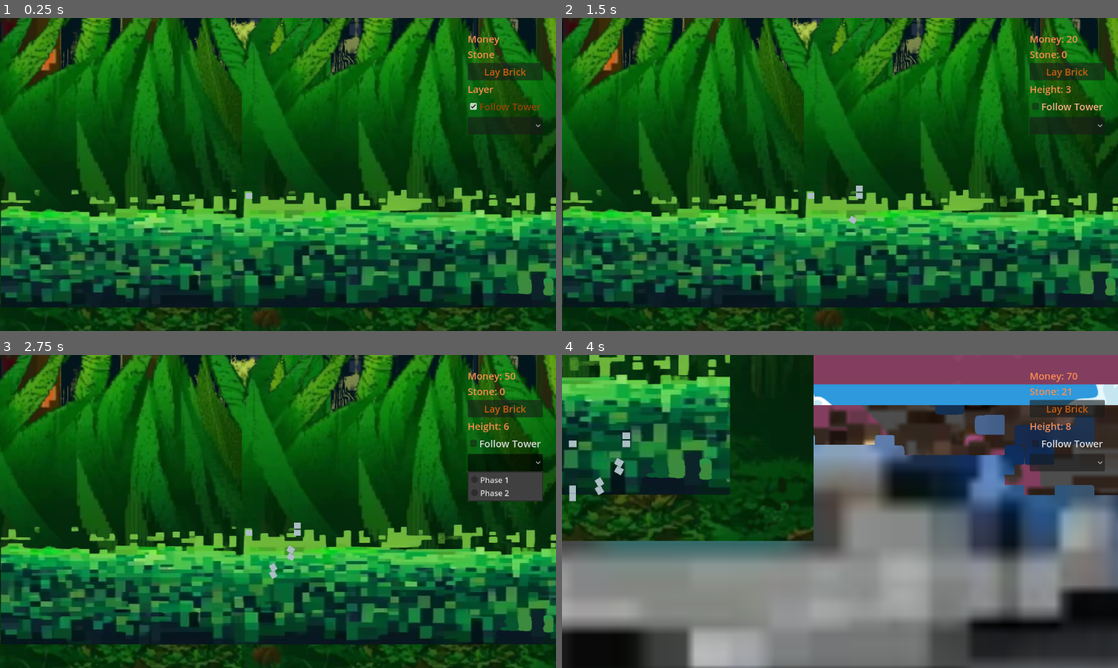
Above: before the commit, frames 1-4 (two rows, left to right).
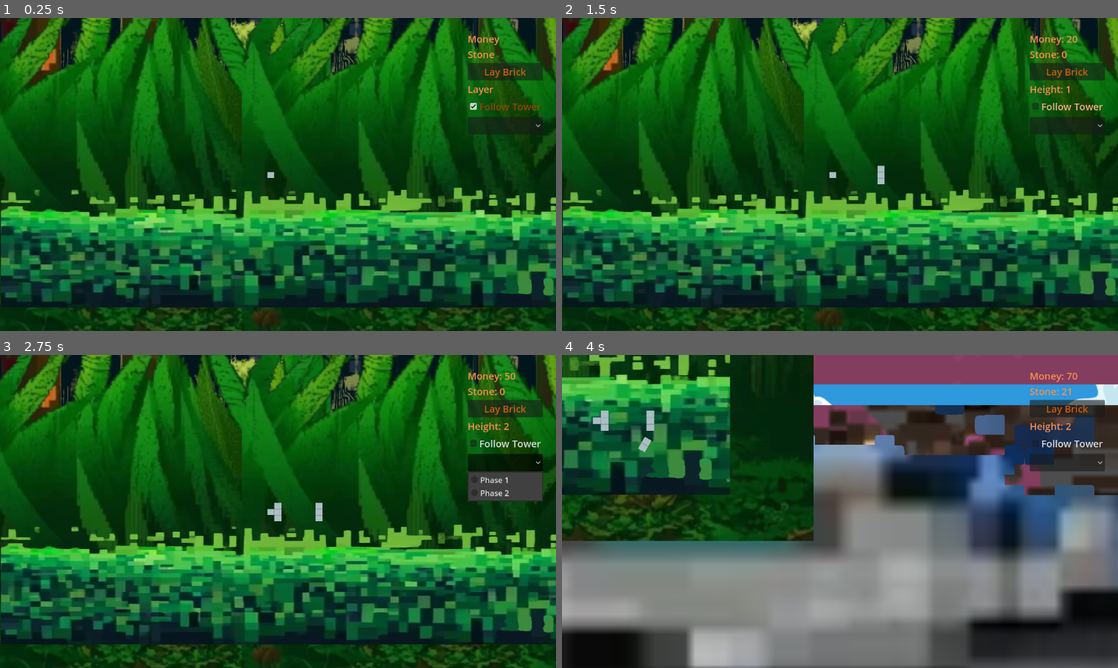
Above: after the commit, the same moments.

Repository: super-Colin/tower-builder
Game: Godot game, scene res://game.tscn
Same seed, same stepped clock (60 frames per second), same inputs: the game is played once before the commit and once after it.
Inputs (mouse positions are in pixels of both pictures, inside the frame that each line leads up to):
- Up to frame 1 (0.25 s): no input
- Up to frame 2 (1.5 s): click "Lay Brick" at 0.5 s; click "Follow Tower" at 1.25 s
- Up to frame 3 (2.75 s): click (505, 461) at 2 s
- Up to frame 4 (4 s): tap Enter at 2.75 s; move the mouse to (962, 495) at 2.77 s; hold Right (ui_right) 2.78-3.53 s; hold Mouse wheel down (scroll_down) 2.78-3.53 s; click (962, 495) at 2.92 s; tap Mouse wheel up (scroll_up) at 3.05, 3.6 s; move the mouse to (728, 527) at 3.52 s; hold Down (ui_down) from 3.53 s (still down); tap Mouse wheel down (scroll_down) at 3.8 s

The runs differ from the first frame. In frame 1, less than 0.1% of the frame differs, in the area x 44-50%, y 49-58%; in frame 2, 0.2%; in frame 3, 0.4%; in frame 4, 0.6%, in the area x 1-92%, y 17-47%.

Commit message:
building layers perpendicular with an angle working

Diff:
--- a/MainCamera.gd
+++ b/MainCamera.gd
@@ -94,9 +94,9 @@
 
 func _unhandled_input(event):
 	if event.is_action_pressed("scroll_down"):
-		print("zooming in")
+		#print("zooming in")
 		_set_zoom_level(_zoom_level - zoom_factor)
 	if event.is_action_pressed("scroll_up"):
-		print("zooming out")
+		#print("zooming out")
 		_set_zoom_level(_zoom_level + zoom_factor)
 	#tween.tween_property($'.', "position", Vector2(0, 0), 1)
--- a/Tower Round.gd
+++ b/Tower Round.gd
@@ -1,5 +1,5 @@
 extends Node2D
-var widthInBricksPerLayer = 1
+var widthInBricksPerLayer = 3
 var heightInBricksPerTower = 2
 
 var currentTowerWidthInBricks = 0
@@ -10,6 +10,7 @@
 
 
 @export var radius = 100
+@export var scaleFactor = 1
 
 @onready var brickPixelWidth = $StoneBrick.texture.get_width()
 @onready var brickPixelHeight = $StoneBrick.texture.get_height()
@@ -21,22 +22,26 @@
 func _ready():
 	Events.addBrick.connect(addBrick)
 	$Area2D/CollisionShape2D.shape.radius = radius
-
+	#$StoneBrick.visible = false
 
 
 
 func addBrick():
 	var newBrick = $StoneBrick.duplicate()
-	var brickAngle = getLayerAngle()
-	var layerCenterPoint = getCenterOfLayerOnCircle()
+	var layerAngle = getLayerAngle()
+	var towerCenterPointOnCircle = getCenterOfTowerOnCircle()
 	var layerPixelWidth = float(widthInBricksPerLayer * brickPixelWidth * currentScale.x)
 	var positionInLayer = float(currentTowerWidthInBricks) / float(widthInBricksPerLayer)
-	print("positionInLayer offset ", positionInLayer , " ", currentTowerWidthInBricks , " ", widthInBricksPerLayer, " ", (layerPixelWidth * positionInLayer) )
-	print(brickAngle)
-	newBrick.position.x  = layerCenterPoint.x + (layerPixelWidth * positionInLayer)
-	newBrick.position.y = layerCenterPoint.y + (currentTowerLayerHeight * brickPixelHeight * currentScale.y) * -1
-	newBrick.rotation = deg_to_rad(brickAngle + brickStartingAngle)
-	print("rotation set at ", newBrick.rotation)
+	#newBrick.position.x  = towerCenterPointOnCircle.x + (layerPixelWidth * positionInLayer)
+	#newBrick.position.y = towerCenterPointOnCircle.y + (currentTowerLayerHeight * brickPixelHeight * currentScale.y) * -1
+	var nextPosition = Vector2(towerCenterPointOnCircle.x + (layerPixelWidth * positionInLayer),  towerCenterPointOnCircle.y + (currentTowerLayerHeight * brickPixelHeight * currentScale.y) * -1)
+	#newBrick.position = setVectorLength(nextPosition, brickPixelHeight)
+	var towerCenterPointOnLayer = setVectorLength(towerCenterPointOnCircle, brickPixelHeight * currentScale.y *currentTowerLayerHeight)
+	#newBrick.position = setVectorLength(towerCenterPointOnCircle, brickPixelHeight * currentScale.x *currentTowerLayerHeight)
+	newBrick.scale = currentScale
+	newBrick.rotation = deg_to_rad(layerAngle + brickStartingAngle)
+	newBrick.position = findBrickPointInLayer(towerCenterPointOnLayer)
+	#print("rotation set at ", newBrick.rotation)
 
 	newBrick.visible = true
 	$'.'.add_child(newBrick)
@@ -48,20 +53,121 @@
 		currentTowerLayerHeight += 1
 		Events.addTowerHeight.emit(1)
 		if currentTowerLayerHeight == heightInBricksPerTower:
-			#print("increasing current tower")
-			currentTowerLayerHeight = 0
-			currentTower += 1
+			incrementTowerCount()
 
+
+
+
+
+
+
+func findBrickPointInLayer(layerCenterPointVector):
+	if widthInBricksPerLayer <= 1:
+		print("tower is only 1 wide.. ",layerCenterPointVector)
+		print("=======")
+		return layerCenterPointVector
+	# find the brick that will be in the middle
+	var midBrickPosition = ceil(widthInBricksPerLayer / 2.0)
+	var isCenterOfOddLayer = currentTowerWidthInBricks + 1 == midBrickPosition and widthInBricksPerLayer % 2 != 0
+	# build a new vector position
+	var n = layerCenterPointVector
+	var brickWidthFromCenter = ceil(widthInBricksPerLayer / 2 * brickPixelWidth) * currentScale.x
+	var offsetVector = setVectorLength(layerCenterPointVector.orthogonal(), brickWidthFromCenter)
+	#print("angle is ",layerCenterPointVector.angle())
+	#print("orth vector is ",layerCenterPointVector.orthogonal())
+	#print("midBrickPosition ", midBrickPosition, ", next width ", currentTowerWidthInBricks +1)
+	# if less than the middle block
+	if currentTowerWidthInBricks +1 < midBrickPosition:
+		print("left side")
+		offsetVector = setVectorLength(layerCenterPointVector.orthogonal(), brickWidthFromCenter)
+	# if it's the middle of an odd row then return the center position
+	if isCenterOfOddLayer:
+		print("center")
+		print("=======")
+		return layerCenterPointVector
+	if currentTowerWidthInBricks +1 > midBrickPosition :
+		print("right side")
+		offsetVector = setVectorLength(layerCenterPointVector.orthogonal(), brickWidthFromCenter) * -1
+
+	print("offsetVector is ", offsetVector)
+	print("final is ", layerCenterPointVector + offsetVector)
+	print("=======")
+	return layerCenterPointVector + offsetVector
+
+
+#func findBrickPointInLayer(layerCenterPointVector):
+	#var midBrickPosition = ceil(widthInBricksPerLayer / 2)
+	#var isCenterOfOddLayer = currentTowerWidthInBricks + 1 == midBrickPosition and widthInBricksPerLayer % 2 != 0
+	#if widthInBricksPerLayer <= 1 or isCenterOfOddLayer:
+		#print("returning next position is center of odd row ",layerCenterPointVector)
+		#print("=======")
+		#return layerCenterPointVector
+	#var n = Vector2()
+	#var brickWidthFromCenter = ceil(widthInBricksPerLayer / 2 * brickPixelWidth) * currentScale.x
+	#n += layerCenterPointVector
+	#var offsetVector = setVectorLength(layerCenterPointVector.orthogonal(), brickWidthFromCenter)
+	#print("angle is ",layerCenterPointVector.angle())
+	#print("orth vector is ",layerCenterPointVector.orthogonal())
+	#print("offsetVector is ", offsetVector)
+	#
+	#if currentTowerWidthInBricks +1 > midBrickPosition:
+		#print("flipping -- ", currentTowerWidthInBricks, " currentTowerWidthInBricks-midBrickPosition ", midBrickPosition)
+		#offsetVector = setVectorLength(layerCenterPointVector.orthogonal(), -brickWidthFromCenter)
+	#
+	#
+	#var combinedV = offsetVector + layerCenterPointVector
+	##var combinedV = Vector2()
+	##combinedV.x = offsetVector.x + layerCenterPointVector.x
+	##combinedV.y = offsetVector.y + layerCenterPointVector.y
+	#print("combinedV is ", combinedV, " angle is ", combinedV.angle(), " --- new is ", n)
+	#
+	#
+
+
+
+	#n.x = cos(layerCenterPointVector.angle() + combinedV.angle() ) * brickWidthFromCenter
+	#n.y = sin(layerCenterPointVector.angle() + combinedV.angle() ) * brickWidthFromCenter
+	#n = combinedV
+	#print("new is now ", n)
+	##if n.x > n.y:
+		###print("flipping layer point x")
+		##n.x = cos(((layerCenterPointVector.angle() + 90)) * brickWidthFromCenter)
+		##n.y = sin((layerCenterPointVector.angle() + 90)) * brickWidthFromCenter
+		##print("adding angle to x ", n)
+		###n.x = -n.x
+	##else:
+		##if n.y > n.x:
+			###print("flipping layer point y")
+			##n.x = cos(layerCenterPointVector.angle() + 0.25) * -brickWidthFromCenter
+			##n.y = sin(layerCenterPointVector.angle() + 3) * -brickWidthFromCenter
+			##print("adding angle to y ", n)
+			###n.y = -n.y
+	##print("returning next position ", n)
+	#print("=======")
+	#return n
+
+
+
+
+func log(string: String):
+	print("======")
+	print(string)
+	print("======")
+
+func setVectorLength(v: Vector2, amount: float):
+	if amount == 0:
+		return v
+	var length = v.length()
+	var desiredLength = amount
+	return (desiredLength / length) * v
 
 
 func getLayerAngle():
 	var angle = (currentTower * 30) % 360
-	print("angle is: ", angle)
-	#return ((currentTower * 20) + 90) % 360
 	return angle
 
 
-func getCenterOfLayerOnCircle():
+func getCenterOfTowerOnCircle():
 	var centerOfLayerOnCircle = Vector2()
 	#for t in currentTower:
 		#centerOfLayerOnCircle.x = cos(radius)
@@ -70,10 +176,16 @@
 	var angle = getLayerAngle()
 	centerOfLayerOnCircle.x = cos(deg_to_rad(angle)) * radius
 	centerOfLayerOnCircle.y = sin(deg_to_rad(angle)) * radius
-	print("getCenterOfLayerOnCircle: ", centerOfLayerOnCircle)
+	#print("getCenterOfLayerOnCircle: ", centerOfLayerOnCircle)
 	return centerOfLayerOnCircle
 
 
 
-func getBrickPosition():
-	pass
+
+
+
+
+func incrementTowerCount():
+	currentTowerLayerHeight = 0
+	currentTower += 1
+	currentScale *= scaleFactor
--- a/game.tscn
+++ b/game.tscn
@@ -41,4 +41,4 @@
 [node name="Background" parent="." instance=ExtResource("3_spluf")]
 
 [node name="Tower Round" parent="." instance=ExtResource("8_lanr4")]
-position = Vector2(514, 370)
+position = Vector2(559, 327)
Not shown, added: tow7606.tmp
Not shown, added: towDC32.tmp
